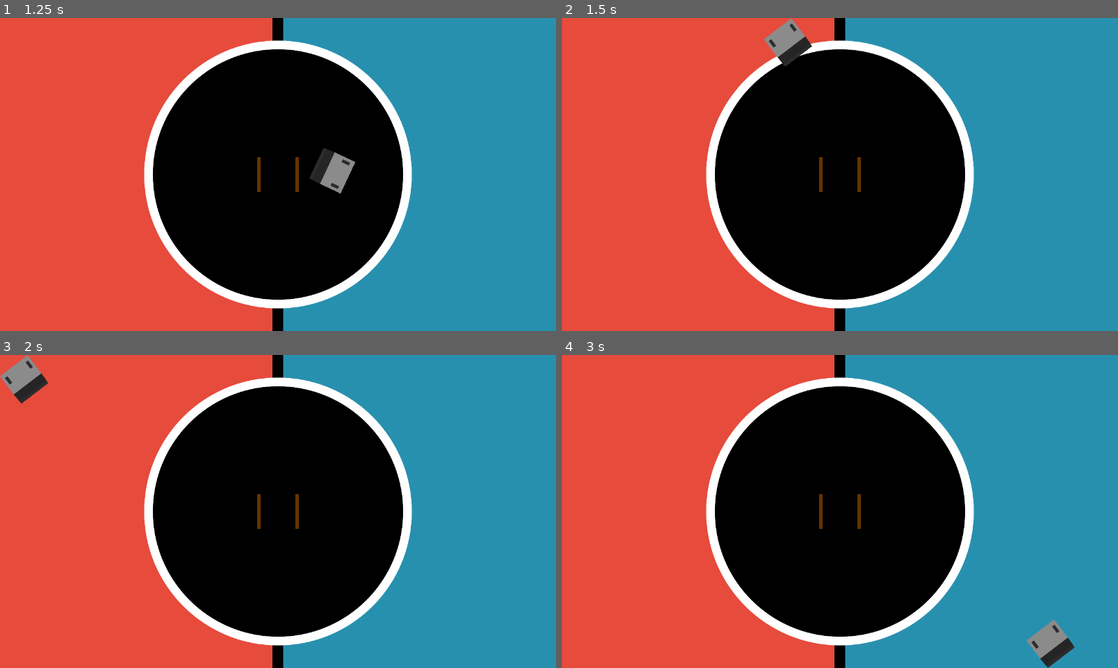
Above: before the commit, frames 1-4 (two rows, left to right).
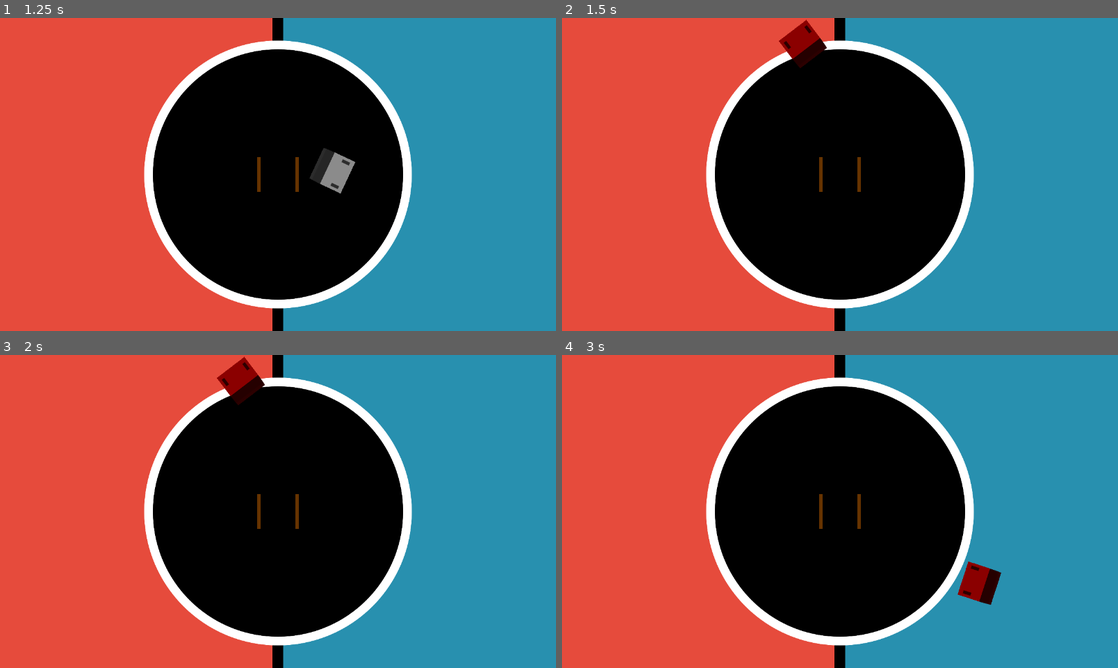
Above: after the commit, the same moments.

Repository: Eduardo-Barreto/Simple-Sumo-Drive-Sim
Game: Godot game, scene res://scenes/main.tscn
The game is run twice, just before and just after one commit, with the same random seed, the same clock (stepped at 60 frames per second) and the same inputs.
Inputs:
- Up to frame 1 (1.25 s): tap Enter at 0.5 s; hold Right (turn_right) from 0.53 s (still down)
- Up to frame 2 (1.5 s): release Right (turn_right) at 1.28 s; hold Down (move_backward) from 1.28 s (still down)
- Up to frame 3 (2 s): keep holding Down (move_backward)
- Up to frame 4 (3 s): tap Space (reset) at 2 s; release Down (move_backward) at 2.03 s; hold Right (turn_right) 2.03-2.78 s; hold Up (move_forward) from 2.78 s (still down)

Frame 1 is identical in both runs. In frame 2, 1.1% of the frame differs, in the area x 36-48%, y 0-16%; in frame 3, 1.4%; in frame 4, 1.4%, in the area x 71-93%, y 66-100%.

Commit message:
feat: add wheel-based arena detection with individual wheel control

Diff:
--- a/src/scenes/Robot.tscn
+++ b/src/scenes/Robot.tscn
@@ -1,11 +1,17 @@
-[gd_scene load_steps=5 format=3 uid="uid://j3xfx5o3yv6x"]
+[gd_scene load_steps=7 format=3 uid="uid://j3xfx5o3yv6x"]
 
-[ext_resource type="Script" path="res://scripts/Robot/RobotController.gd" id="1_03js5"]
-[ext_resource type="Script" path="res://scripts/Robot/RobotInput.gd" id="1_fqlmm"]
-[ext_resource type="Texture2D" uid="uid://ply4bqol2nd4" path="res://assets/sumo.png" id="2_ii2q7"]
+[ext_resource type="Script" uid="uid://b1oxrue6nppij" path="res://scripts/Robot/RobotController.gd" id="1_03js5"]
+[ext_resource type="Script" uid="uid://b0q27j20qmcpw" path="res://scripts/Robot/RobotInput.gd" id="1_fqlmm"]
+[ext_resource type="Texture2D" uid="uid://co88mu7fk60h0" path="res://assets/sumo.png" id="2_ii2q7"]
 
 [sub_resource type="RectangleShape2D" id="RectangleShape2D_0an5p"]
 size = Vector2(200, 200)
+
+[sub_resource type="RectangleShape2D" id="RectangleShape2D_tctbf"]
+size = Vector2(45, 17.49997)
+
+[sub_resource type="RectangleShape2D" id="RectangleShape2D_oram6"]
+size = Vector2(45.000008, 17.49992)
 
 [node name="Sumo" type="CharacterBody2D"]
 scale = Vector2(0.4, 0.4)
@@ -18,8 +24,23 @@
 offset = Vector2(0, -53.3333)
 
 [node name="SumoCollision" type="CollisionShape2D" parent="."]
-position = Vector2(52.5, -2.27374e-13)
+position = Vector2(52.499996, -2.2737397e-13)
+scale = Vector2(0.99999994, 0.99999994)
 shape = SubResource("RectangleShape2D_0an5p")
 
 [node name="RobotInput" type="Node" parent="."]
 script = ExtResource("1_fqlmm")
+
+[node name="LeftWheelDetector" type="Area2D" parent="."]
+
+[node name="CollisionShape2D" type="CollisionShape2D" parent="LeftWheelDetector"]
+position = Vector2(2.4999964, -73.74997)
+scale = Vector2(0.99999976, 0.99999976)
+shape = SubResource("RectangleShape2D_tctbf")
+
+[node name="RightWheelDetector" type="Area2D" parent="."]
+
+[node name="CollisionShape2D" type="CollisionShape2D" parent="RightWheelDetector"]
+position = Vector2(2.4999962, 76.24994)
+scale = Vector2(0.99999946, 0.99999946)
+shape = SubResource("RectangleShape2D_oram6")
--- a/src/scripts/Robot/RobotController.gd
+++ b/src/scripts/Robot/RobotController.gd
@@ -17,14 +17,18 @@
 @export var reduction_factor: float = 7.92
 
 @onready var input_manager: Node = $RobotInput
+@onready var left_wheel_detector: Area2D = $LeftWheelDetector
+@onready var right_wheel_detector: Area2D = $RightWheelDetector
 
 var left_input: float = 0.0
 var right_input: float = 0.0
 var counter = 0
 
-# Posição e rotação iniciais para reset
 var initial_position: Vector2
 var initial_rotation: float
+
+var left_wheel_in_arena: bool = true
+var right_wheel_in_arena: bool = true
 
 var _scale
 var battery_voltage
@@ -37,18 +41,21 @@
 
 func _ready() -> void:
 	_print_parameters()
-	# Configurações físicas baseadas na escala global
+
 	_scale = Global.world_scale
 	wheels_distance_mm *= _scale
 	wheel_radius_mm *= _scale
 	battery_voltage = cell_voltage * battery_cells
 
-	# Guardar posição e rotação iniciais para reset
 	initial_position = position
 	initial_rotation = rotation
 
+	left_wheel_detector.area_exited.connect(_on_left_wheel_exited)
+	left_wheel_detector.area_entered.connect(_on_left_wheel_entered)
+	right_wheel_detector.area_exited.connect(_on_right_wheel_exited)
+	right_wheel_detector.area_entered.connect(_on_right_wheel_entered)
+
 func _physics_process(delta: float) -> void:
-	# Verificar se o botão de reset foi pressionado
 	if Input.is_action_just_pressed("reset"):
 		reset_robot()
 		return
@@ -57,6 +64,7 @@
 	left_input = inputs.x
 	right_input = inputs.y
 
+	_update_visual_state()
 	_apply_movement(delta)
 
 func _print_parameters() -> void:
@@ -74,34 +82,51 @@
 	print('angular_speed: ', angular_speed)
 
 func _apply_movement(delta: float) -> void:
-	# Velocidade física (mm/s) de cada roda
 	max_speed = (motor_rpm / 60) * (2 * PI * wheel_radius_mm) * (battery_voltage / motor_voltage)
-
-	# Aplicar fator de redução
 	reduced_max_speed = max_speed / reduction_factor
 
-	# Velocidade das rodas, ajustada pelas entradas normalizadas
-	left_wheel_speed = left_input * reduced_max_speed
-	right_wheel_speed = right_input * reduced_max_speed
+	left_wheel_speed = left_input * reduced_max_speed if right_wheel_in_arena else 0.0
+	right_wheel_speed = right_input * reduced_max_speed if left_wheel_in_arena else 0.0
 
-
-	# Calcular velocidades linear e angular
 	linear_speed = (right_wheel_speed + left_wheel_speed) / 2.0
 	angular_speed = (right_wheel_speed - left_wheel_speed) / wheels_distance_mm / 2
 
 	counter += 1
 	if counter % 10 == 1:
-		pass# _print_parameters()
+		pass
 
-	# Movimento do robô
 	velocity = Vector2(linear_speed, 0).rotated(rotation)
 	move_and_slide()
 	rotation += angular_speed * delta
 
+func _update_visual_state() -> void:
+	if not left_wheel_in_arena and not right_wheel_in_arena:
+		modulate = Color.RED
+	else:
+		modulate = Color.WHITE
+
 func reset_robot() -> void:
-	"""Reseta o robô para a posição e rotação iniciais"""
 	position = initial_position
 	rotation = initial_rotation
 	velocity = Vector2.ZERO
 	left_input = 0.0
 	right_input = 0.0
+	left_wheel_in_arena = true
+	right_wheel_in_arena = true
+	modulate = Color.WHITE
+
+func _on_left_wheel_exited(area: Area2D) -> void:
+	if area.name == "Dohyo":
+		left_wheel_in_arena = false
+
+func _on_left_wheel_entered(area: Area2D) -> void:
+	if area.name == "Dohyo":
+		left_wheel_in_arena = true
+
+func _on_right_wheel_exited(area: Area2D) -> void:
+	if area.name == "Dohyo":
+		right_wheel_in_arena = false
+
+func _on_right_wheel_entered(area: Area2D) -> void:
+	if area.name == "Dohyo":
+		right_wheel_in_arena = true
--- a/src/scripts/Robot/RobotInput.gd
+++ b/src/scripts/Robot/RobotInput.gd
@@ -22,7 +22,5 @@
 
 	right_input += Input.get_axis("left_wheel_negative", "left_wheel_positive") * joystick_sensitivity
 	left_input += Input.get_axis("right_wheel_negative", "right_wheel_positive") * joystick_sensitivity
-	print('left_input: ', left_input)
-	print('right_input: ', right_input)
-	# Retornar valores normalizados
+
 	return Vector2(clamp(left_input, -1.0, 1.0), clamp(right_input, -1.0, 1.0))
